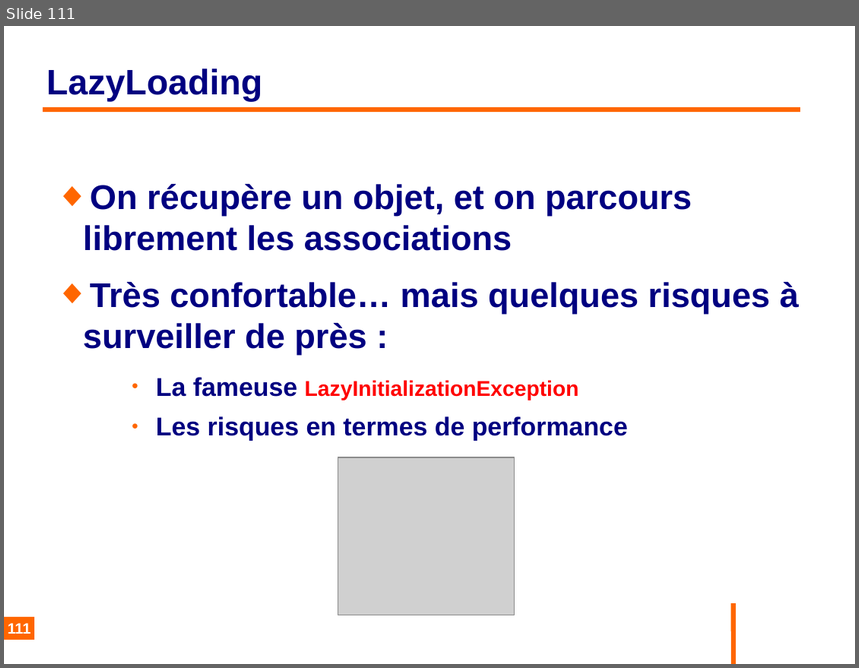
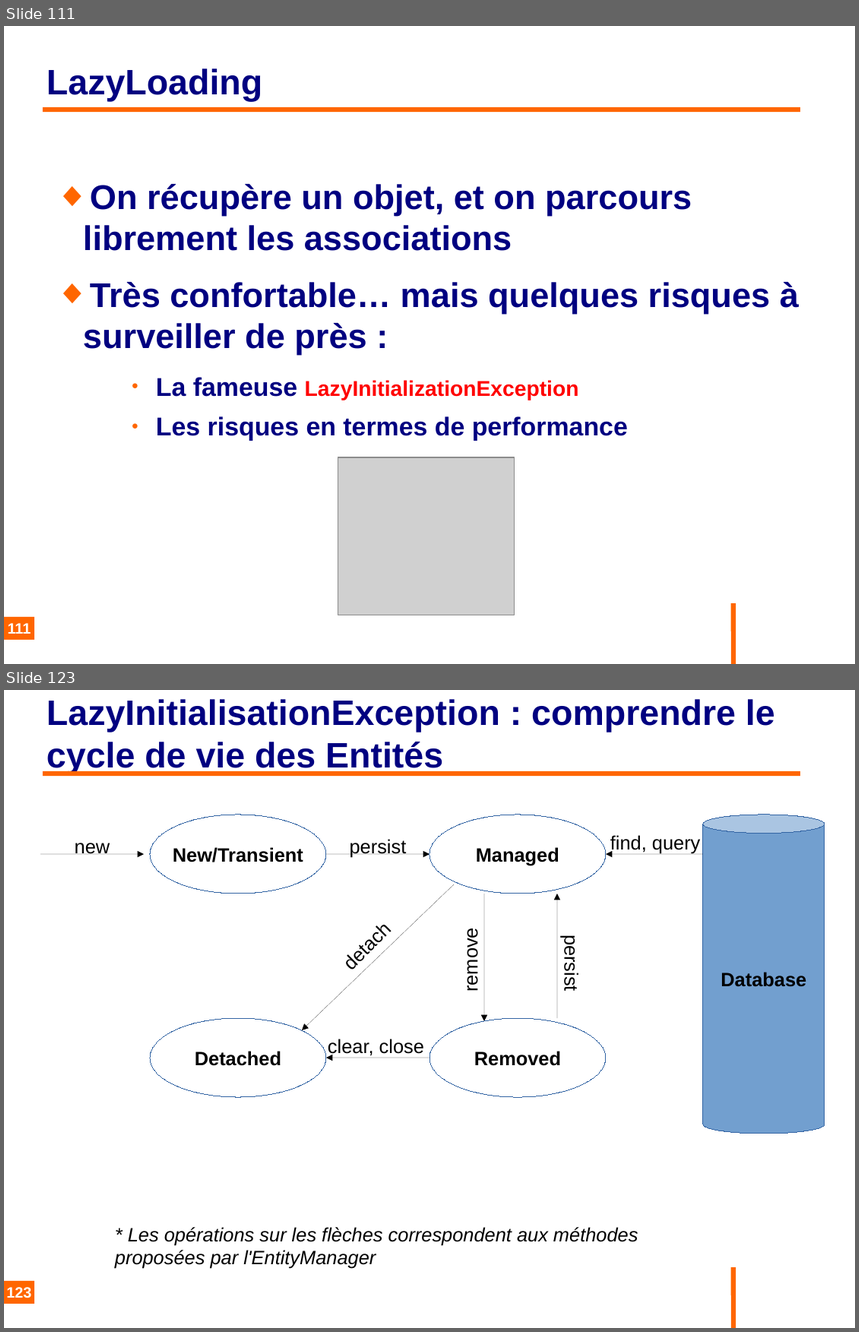
Before and after one commit to philphils/formation-hibernate-basique, a slide deck: Documentation/diapo_formation_hibernate.odp. Shown one above the other, each under a label of ours: slide 111 before the commit, slides 111 and 123 after it; the slides between them are not shown. The pictures are 859x668 and 859x1332 pixels, drawn with LibreOffice and Linux fonts; fonts in the diff are those of the drawing; grey boxes stand for pictures; background and template pictures are left out. Boxes give left, top, right and bottom in pixels: in the first picture for what was removed or moved away, otherwise in the second. Text is boxed around its words. In the diff, an @@ line names an element or a change of style, - is before the commit and + after.

```diff
--- a/Documentation/diapo_formation_hibernate.odp
+++ b/Documentation/diapo_formation_hibernate.odp
@@ slide 123 added at (4, 690, 855, 1328), background #FFFFFF; not listed: 1 template element that a slide beside it also shows @@
@@ title added at (47, 699, 775, 774), 33 pt, text #000080, bold @@
+LazyInitialisationException : comprendre le cycle de vie des Entités
@@ line added from (43, 774) to (801, 774), #FF6600 4.54 pt @@
@@ ellipse added at (150, 815, 326, 893), fill #FFFFFF, outline #3465A4 0 pt, 18 pt, text #000000, bold @@
+New/Transient
@@ ellipse added at (430, 815, 606, 893), fill #FFFFFF, outline #3465A4 0 pt, 18 pt, text #000000, bold @@
+Managed
@@ cylinder added at (704, 815, 825, 1133), fill #729FCF, outline #3465A4 0 pt, 18 pt, text #000000, bold @@
+Database
@@ text added at (610, 835, 700, 853), 18 pt, text #000000 @@
+find, query
@@ line added at (40, 854, 144, 854), outline #000000 0 pt, 18 pt, text #000000 @@
+new
@@ line added at (326, 854, 430, 854), outline #000000 0 pt, 18 pt, text #000000 @@
+persist
@@ arrow added from (704, 854) to (607, 854), #000000 0 pt @@
@@ arrow added from (455, 885) to (302, 1030), #000000 0 pt @@
@@ arrow added from (484, 894) to (484, 1021), #000000 0 pt @@
@@ arrow added from (558, 1018) to (558, 894), #000000 0 pt @@
@@ text added at (329, 909, 402, 981), 18 pt, text #000000 @@
+detach
@@ text added at (460, 934, 481, 991), 18 pt, text #000000 @@
+remove
@@ text added at (560, 940, 582, 990), 18 pt, text #000000 @@
+persist
@@ ellipse added at (150, 1018, 326, 1097), fill #FFFFFF, outline #3465A4 0 pt, 18 pt, text #000000, bold @@
+Detached
@@ ellipse added at (430, 1018, 606, 1097), fill #FFFFFF, outline #3465A4 0 pt, 18 pt, text #000000, bold @@
+Removed
@@ text added at (328, 1039, 424, 1057), 18 pt, text #000000 @@
+clear, close
@@ arrow added from (430, 1058) to (326, 1058), #000000 0 pt @@
@@ text added at (115, 1227, 638, 1269), 18 pt, text #000000, italic @@
+* Les opérations sur les flèches correspondent aux méthodes proposées par l'EntityManager
@@ page number added at (4, 1282, 34, 1305), fill #FF6600, 14 pt, text #FFFFFF, bold @@
+123
```
Also in this commit, not shown: 2 slides changed, 12 other slides added.
